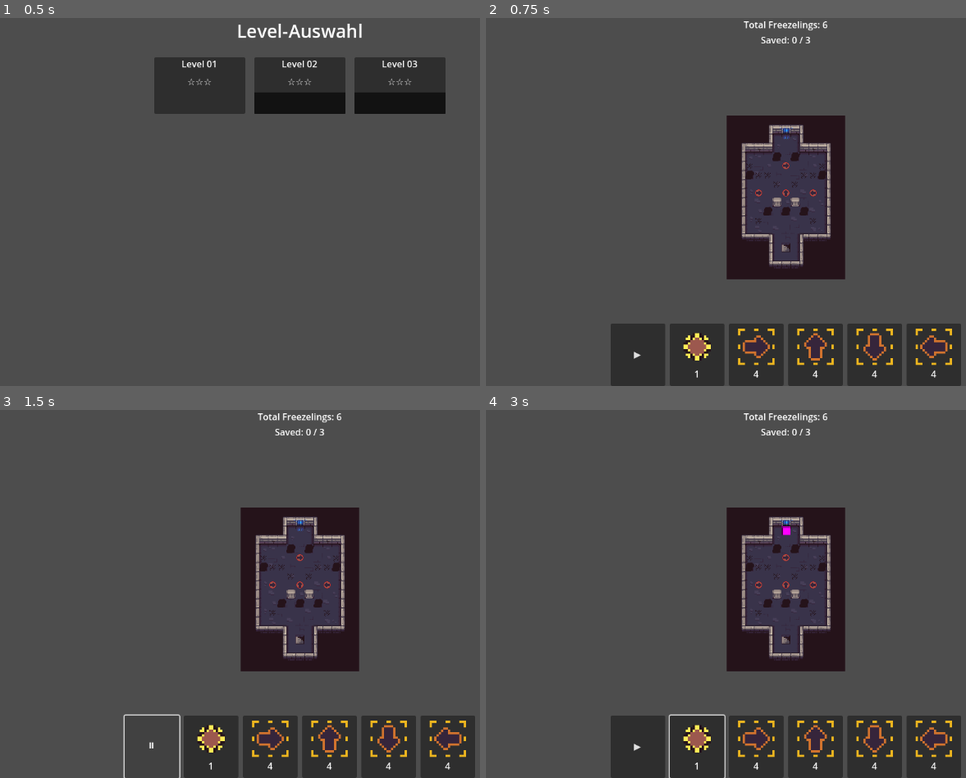
Above: before the commit, frames 1-4 (two rows, left to right).
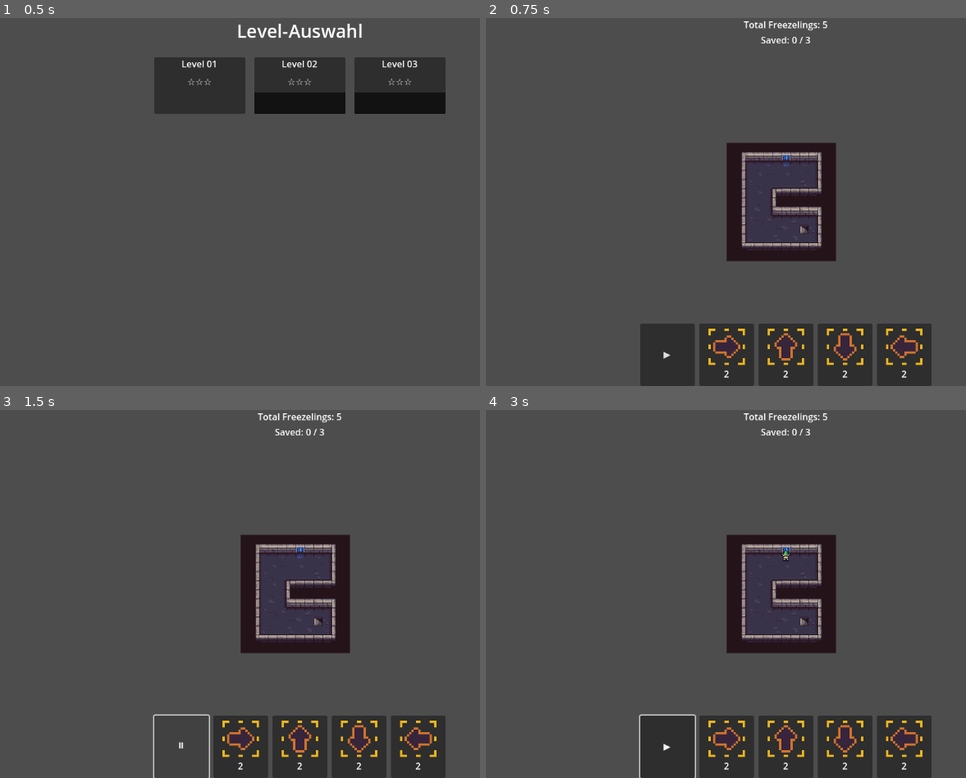
Above: after the commit, the same moments.

Repository: nico-hahn/freezelings
Game: Godot game, scene res://scenes/ui/level_select.tscn
Two runs of this game, one before a commit and one after it. Both use one fixed random seed, a clock stepped at 60 frames per second and the inputs below.
Inputs (mouse positions are in pixels of both pictures, inside the frame that each line leads up to):
- Up to frame 1 (0.5 s): no input
- Up to frame 2 (0.75 s): tap Enter at 0.5 s; drag from (687, 84) to (850, 121) at 0.52 s
- Up to frame 3 (1.5 s): click "▶" at 1.25 s
- Up to frame 4 (3 s): click "⏸" at 2 s; click (697, 748) at 2.77 s

Frame 1 is identical in both runs. In frame 2, 11% of the frame differs, in the area x 25-99%, y 0-100%; in frame 3, 10%; in frame 4, 11%.

Commit message:
fix freezeling sprite

Diff:
--- a/resources/level_definitions/level_01.tres
+++ b/resources/level_definitions/level_01.tres
@@ -5,4 +5,4 @@
 [resource]
 script = ExtResource("1_ld")
 level_name = "Level 01"
-scene_path = "res://scenes/levels/level_04.tscn"
+scene_path = "res://scenes/levels/level_01.tscn"
--- a/scenes/entities/lemming.tscn
+++ b/scenes/entities/lemming.tscn
@@ -1,12 +1,95 @@
-[gd_scene load_steps=3 format=3 uid="uid://b8o4x4viogb0a"]
+[gd_scene load_steps=8 format=3 uid="uid://b8o4x4viogb0a"]
 
 [ext_resource type="Script" uid="uid://787cfvgy2u0t" path="res://scripts/entities/lemming.gd" id="1_lemming"]
+[ext_resource type="Texture2D" uid="uid://b7yfugt0gff0y" path="res://assets/freezeling.png" id="2_tex"]
 
-[sub_resource type="PlaceholderTexture2D" id="PlaceholderTexture2D_1"]
-size = Vector2(16, 16)
+[sub_resource type="Animation" id="Animation_east"]
+resource_name = "east"
+length = 0.8
+loop_mode = 1
+tracks/0/type = "value"
+tracks/0/imported = false
+tracks/0/enabled = true
+tracks/0/path = NodePath("Sprite2D:frame")
+tracks/0/interp = 1
+tracks/0/loop_wrap = true
+tracks/0/keys = {
+"times": PackedFloat32Array(0, 0.2, 0.4, 0.6),
+"transitions": PackedFloat32Array(1, 1, 1, 1),
+"update": 1,
+"values": [4, 5, 6, 7]
+}
+
+[sub_resource type="Animation" id="Animation_north"]
+resource_name = "north"
+length = 0.8
+loop_mode = 1
+tracks/0/type = "value"
+tracks/0/imported = false
+tracks/0/enabled = true
+tracks/0/path = NodePath("Sprite2D:frame")
+tracks/0/interp = 1
+tracks/0/loop_wrap = true
+tracks/0/keys = {
+"times": PackedFloat32Array(0, 0.2, 0.4, 0.6),
+"transitions": PackedFloat32Array(1, 1, 1, 1),
+"update": 1,
+"values": [12, 13, 14, 15]
+}
+
+[sub_resource type="Animation" id="Animation_south"]
+resource_name = "south"
+length = 0.8
+loop_mode = 1
+tracks/0/type = "value"
+tracks/0/imported = false
+tracks/0/enabled = true
+tracks/0/path = NodePath("Sprite2D:frame")
+tracks/0/interp = 1
+tracks/0/loop_wrap = true
+tracks/0/keys = {
+"times": PackedFloat32Array(0, 0.2, 0.4, 0.6),
+"transitions": PackedFloat32Array(1, 1, 1, 1),
+"update": 1,
+"values": [0, 1, 2, 3]
+}
+
+[sub_resource type="Animation" id="Animation_west"]
+resource_name = "west"
+length = 0.8
+loop_mode = 1
+tracks/0/type = "value"
+tracks/0/imported = false
+tracks/0/enabled = true
+tracks/0/path = NodePath("Sprite2D:frame")
+tracks/0/interp = 1
+tracks/0/loop_wrap = true
+tracks/0/keys = {
+"times": PackedFloat32Array(0, 0.2, 0.4, 0.6),
+"transitions": PackedFloat32Array(1, 1, 1, 1),
+"update": 1,
+"values": [8, 9, 10, 11]
+}
+
+[sub_resource type="AnimationLibrary" id="AnimationLibrary_1"]
+_data = {
+&"east": SubResource("Animation_east"),
+&"north": SubResource("Animation_north"),
+&"south": SubResource("Animation_south"),
+&"west": SubResource("Animation_west")
+}
 
 [node name="Lemming" type="Node2D"]
+texture_filter = 1
 script = ExtResource("1_lemming")
 
 [node name="Sprite2D" type="Sprite2D" parent="."]
-texture = SubResource("PlaceholderTexture2D_1")
+texture = ExtResource("2_tex")
+offset = Vector2(0, -8)
+hframes = 4
+vframes = 4
+
+[node name="AnimationPlayer" type="AnimationPlayer" parent="."]
+libraries = {
+&"": SubResource("AnimationLibrary_1")
+}
--- a/scripts/entities/lemming.gd
+++ b/scripts/entities/lemming.gd
@@ -19,6 +19,9 @@
 var state: Enums.LemmingState = Enums.LemmingState.ALIVE
 
 var _level_controller: LevelController
+@onready var _anim_player: AnimationPlayer = $AnimationPlayer
+
+const _DIRECTION_ANIM: Array[String] = ["north", "east", "south", "west"]
 
 
 ## Initialisierung. Muss direkt nach Instanzierung aufgerufen werden.
@@ -34,8 +37,17 @@
 	# Sofortige visuelle Positionierung (kein Tween beim Spawn)
 	global_position = _level_controller.grid_to_world(grid_pos)
 
+	# Animation starten
+	_play_animation()
+
 	# Tick-Signal verbinden
 	TickManager.tick_happened.connect(_on_tick_happened)
+
+
+func _play_animation() -> void:
+	if _anim_player == null:
+		return
+	_anim_player.play(_DIRECTION_ANIM[direction as int])
 
 
 func _on_tick_happened(_tick_number: int) -> void:
@@ -45,6 +57,8 @@
 
 
 func _process_movement() -> void:
+	# Animation für aktuelle Richtung spielen (wechselt erst wenn Lemming das Tile verlässt)
+	_play_animation()
 	var move_vec: Vector2i = Enums.direction_to_vector(direction)
 	var target_pos: Vector2i = grid_pos + move_vec
 
